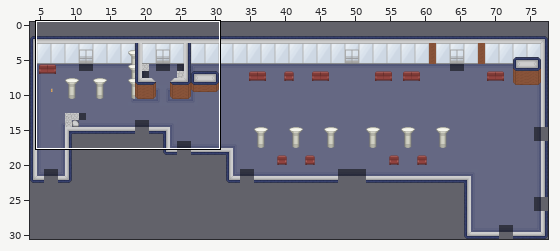
Two versions of a level (Tiled map, map/forum.tmx). The picture above shows the old version from afar; the outline marks the close-up.
Close-up. Earlier state:
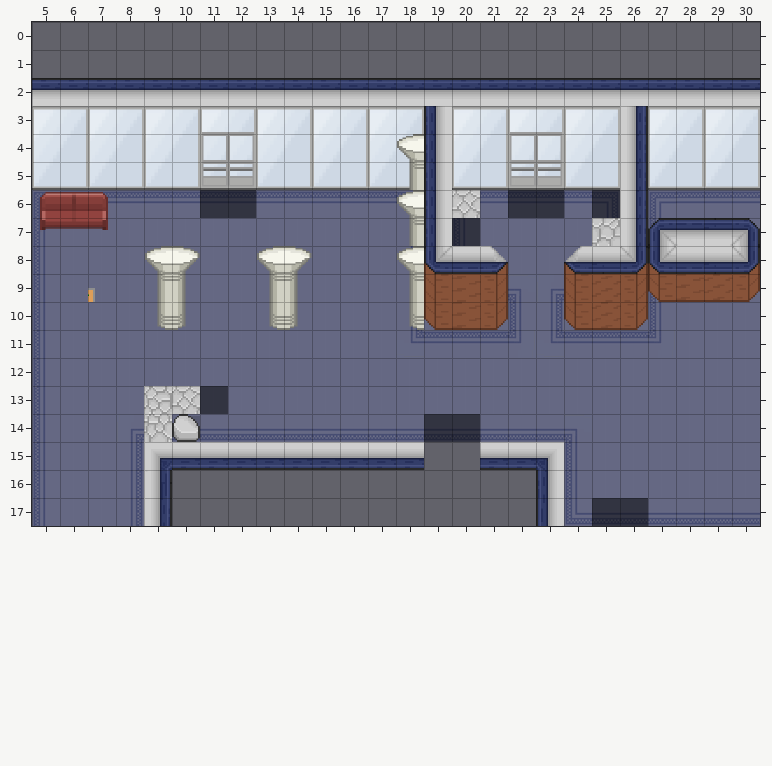
Cells are 48x48 px. Shown: x 5..30, y 0..17. The commit also changed other parts of the map, which this record leaves out. The commit also replaced the tileset; all pictures use the new one.
Once edited:
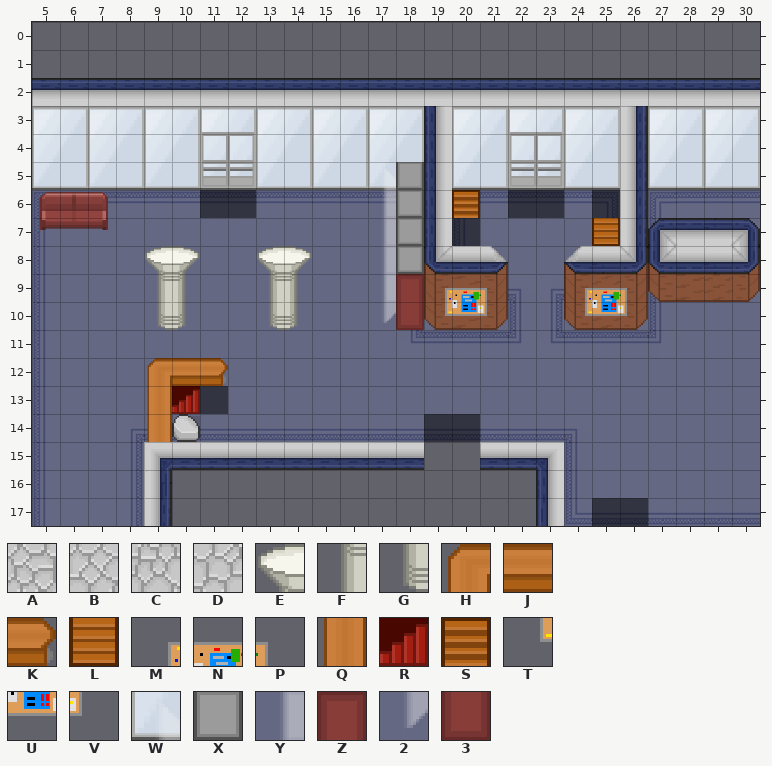
Key: from "tilesheet": A 138, B 139, C 158, D 159, E 178, F 198, G 218, H 223, J 224, K 225, L 226, M 236, N 237, P 238, Q 243, R 244, S 246, T 256, U 257, V 258, W 320, X 321, Y 340, Z 341, 2 360, 3 361.
_ is an empty cell.
See-through tiles are keyed as they look on the map.
Change:
{"where": "layer \"Objets\""}
{"y":4,"x":18,"old":"E","new":"_"}
{"y":5,"x":17,"old":"_F","new":"WX"}
{"y":6,"x":17,"old":"_E","new":"YX"}
{"y":6,"x":20,"old":"B","new":"S"}
{"y":7,"x":17,"old":"_F","new":"YX"}
{"y":7,"x":25,"old":"D","new":"L"}
{"y":8,"x":17,"old":"_E","new":"YX"}
{"y":9,"x":7,"old":"P","new":"_"}
{"y":9,"x":17,"old":"_F___","new":"YZMNP"}
{"y":9,"x":24,"old":"___","new":"MNP"}
{"y":10,"x":17,"old":"_G___","new":"23TUV"}
{"y":10,"x":24,"old":"___","new":"TUV"}
{"y":12,"x":9,"old":"___","new":"HJK"}
{"y":13,"x":9,"old":"AB","new":"QR"}
{"y":14,"x":9,"old":"C","new":"Q"}
